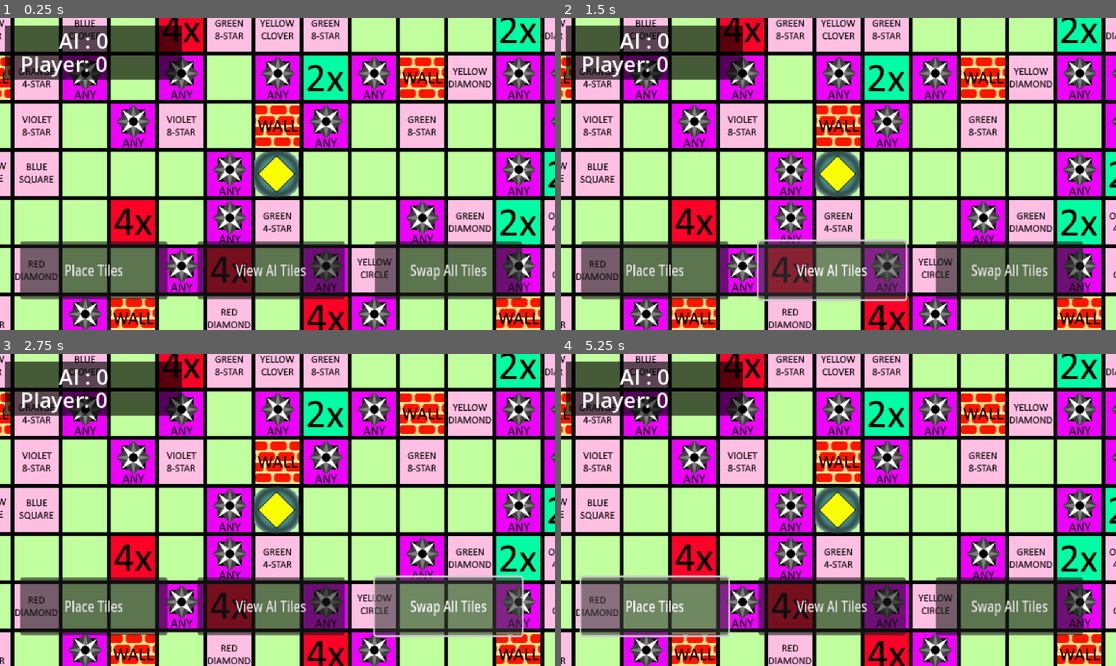
Above: before the commit, frames 1-4 (two rows, left to right).
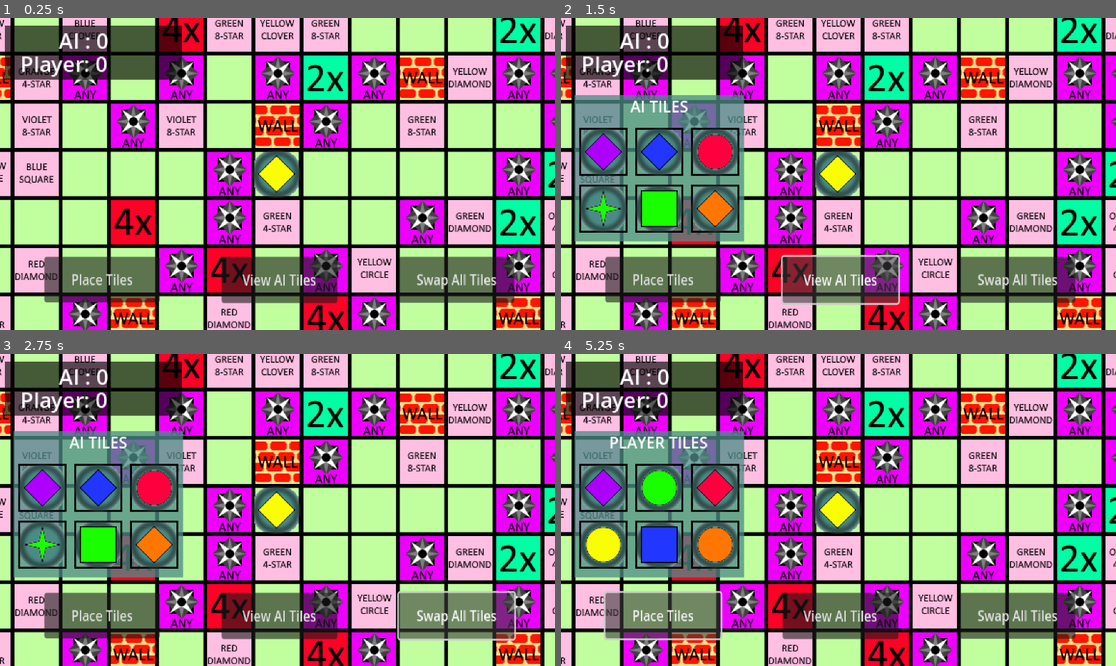
Above: after the commit, the same moments.

Repository: KarthikPreVin/AI-Project
Game: Godot game, scene res://scenes/game.tscn
Same seed, same stepped clock (60 frames per second), same inputs: the game is played once before the commit and once after it.
Inputs:
- Up to frame 1 (0.25 s): no input
- Up to frame 2 (1.5 s): click "Place Tiles" at 0.5 s; click "View AI Tiles" at 1.25 s
- Up to frame 3 (2.75 s): click "Swap All Tiles" at 2 s
- Up to frame 4 (5.25 s): click "Place Tiles" at 2.75 s; click "View AI Tiles" at 3.5 s; click "Swap All Tiles" at 4.25 s; click "Place Tiles" at 5 s

The runs differ from the first frame. In frame 1, 6.9% of the frame differs, in the area x 3-95%, y 71-92%; in frame 2, 22%, in the area x 2-95%, y 24-93%; in frame 3, 22%; in frame 4, 22%.

Commit message:
functionalities for View AI tiles

Diff:
--- a/scenes/game.tscn
+++ b/scenes/game.tscn
@@ -57,42 +57,42 @@
 text = "Player	: 0"
 
 [node name="PlaceTilesButton" type="Button" parent="Camera2D/UI"]
-custom_minimum_size = Vector2(200, 60)
+custom_minimum_size = Vector2(150, 50)
 layout_mode = 0
-offset_left = -267.0
-offset_top = 70.0
-offset_right = -67.0
-offset_bottom = 130.0
-scale = Vector2(0.763854, 1)
+offset_left = -242.0
+offset_top = 86.0
+offset_right = -92.0
+offset_bottom = 136.0
+scale = Vector2(0.799125, 0.945894)
 text = "Place Tiles"
 
 [node name="ViewAIButton" type="Button" parent="Camera2D/UI"]
-custom_minimum_size = Vector2(200, 60)
+custom_minimum_size = Vector2(150, 50)
 layout_mode = 0
-offset_left = -83.0
-offset_top = 70.0
-offset_right = 117.0
-offset_bottom = 130.0
-scale = Vector2(0.763854, 1)
+offset_left = -58.0
+offset_top = 86.0
+offset_right = 92.0
+offset_bottom = 136.0
+scale = Vector2(0.800578, 0.960847)
 text = "View AI Tiles"
 
 [node name="SwapTilesButton" type="Button" parent="Camera2D/UI"]
-custom_minimum_size = Vector2(200, 60)
+custom_minimum_size = Vector2(150, 50)
 layout_mode = 0
-offset_left = 101.0
-offset_top = 70.0
-offset_right = 301.0
-offset_bottom = 130.0
-scale = Vector2(0.763854, 1)
+offset_left = 126.0
+offset_top = 86.0
+offset_right = 276.0
+offset_bottom = 136.0
+scale = Vector2(0.798782, 0.955695)
 text = "Swap All Tiles"
 
 [node name="PlayerTiles" type="ColorRect" parent="Camera2D/UI"]
 layout_mode = 0
-offset_left = 309.0
-offset_top = 14.0
-offset_right = 485.0
-offset_bottom = 166.0
-color = Color(0, 0, 0, 0.588235)
+offset_left = 398.0
+offset_top = -98.0
+offset_right = 574.0
+offset_bottom = 54.0
+color = Color(0.298039, 0.545098, 0.521569, 0.760784)
 
 [node name="Label" type="Label" parent="Camera2D/UI/PlayerTiles"]
 layout_mode = 0
@@ -102,18 +102,21 @@
 text = "PLAYER TILES"
 horizontal_alignment = 1
 
-[node name="PlayerTiles2" type="ColorRect" parent="Camera2D/UI"]
+[node name="AITiles" type="ColorRect" parent="Camera2D/UI"]
 layout_mode = 0
-offset_left = 309.0
-offset_top = -154.0
-offset_right = 485.0
-offset_bottom = -2.0
-color = Color(0, 0, 0, 0.588235)
+offset_left = 400.0
+offset_top = -100.0
+offset_right = 576.0
+offset_bottom = 52.0
+color = Color(0.298039, 0.545098, 0.521569, 0.760784)
 
-[node name="Label" type="Label" parent="Camera2D/UI/PlayerTiles2"]
+[node name="Label" type="Label" parent="Camera2D/UI/AITiles"]
 layout_mode = 0
 offset_right = 176.0
 offset_bottom = 23.0
 theme_override_colors/font_color = Color(1, 1, 1, 1)
 text = "AI TILES"
 horizontal_alignment = 1
+
+[connection signal="pressed" from="Camera2D/UI/PlaceTilesButton" to="." method="_on_place_tiles_button_pressed"]
+[connection signal="pressed" from="Camera2D/UI/ViewAIButton" to="." method="_on_view_ai_button_pressed"]
--- a/scripts/algorithms.gd
+++ b/scripts/algorithms.gd
@@ -43,5 +43,6 @@
 	var cell = BOARD[pos_y][pos_x]
 
 
+
 static func AI_move_search(MOVES,BOARD,tiles_in_hand):
 	pass
--- a/scripts/game.gd
+++ b/scripts/game.gd
@@ -76,46 +76,52 @@
 }
 
 var tile_dict = {
-	"T_BLUE_SQUARE": 0,
-	"T_BLUE_DIAMOND": 1,
-	"T_BLUE_4_STAR": 2,
-	"T_BLUE_CIRCLE": 3,
-	"T_BLUE_8_STAR": 4,
-	"T_BLUE_CLOVER": 5,
-	"T_RED_SQUARE": 6,
-	"T_RED_DIAMOND": 7,
-	"T_RED_4_STAR": 8,
-	"T_RED_CIRCLE": 9,
-	"T_RED_8_STAR": 10,
-	"T_RED_CLOVER": 11,
-	"T_GREEN_SQUARE": 12,
-	"T_GREEN_DIAMOND": 13,
-	"T_GREEN_4_STAR": 14,
-	"T_GREEN_CIRCLE": 15,
-	"T_GREEN_8_STAR": 16,
-	"T_GREEN_CLOVER": 17,
-	"T_YELLOW_SQUARE": 18,
-	"T_YELLOW_DIAMOND": 19,
-	"T_YELLOW_4_STAR": 20,
-	"T_YELLOW_CIRCLE": 21,
-	"T_YELLOW_8_STAR": 22,
-	"T_YELLOW_CLOVER": 23,
-	"T_VIOLET_SQUARE": 24,
-	"T_VIOLET_DIAMOND": 25,
-	"T_VIOLET_4_STAR": 26,
-	"T_VIOLET_CIRCLE": 27,
-	"T_VIOLET_8_STAR": 28,
-	"T_VIOLET_CLOVER": 29,
-	"T_ORANGE_SQUARE": 30,
-	"T_ORANGE_DIAMOND": 31,
-	"T_ORANGE_4_STAR": 32,
-	"T_ORANGE_CIRCLE": 33,
-	"T_ORANGE_8_STAR": 34,
-	"T_ORANGE_CLOVER": 35,
+	"TBLUE_SQUARE": 0,
+	"TBLUE_DIAMOND": 1,
+	"TBLUE_4_STAR": 2,
+	"TBLUE_CIRCLE": 3,
+	"TBLUE_8_STAR": 4,
+	"TBLUE_CLOVER": 5,
+	"TRED_SQUARE": 6,
+	"TRED_DIAMOND": 7,
+	"TRED_4_STAR": 8,
+	"TRED_CIRCLE": 9,
+	"TRED_8_STAR": 10,
+	"TRED_CLOVER": 11,
+	"TGREEN_SQUARE": 12,
+	"TGREEN_DIAMOND": 13,
+	"TGREEN_4_STAR": 14,
+	"TGREEN_CIRCLE": 15,
+	"TGREEN_8_STAR": 16,
+	"TGREEN_CLOVER": 17,
+	"TYELLOW_SQUARE": 18,
+	"TYELLOW_DIAMOND": 19,
+	"TYELLOW_4_STAR": 20,
+	"TYELLOW_CIRCLE": 21,
+	"TYELLOW_8_STAR": 22,
+	"TYELLOW_CLOVER": 23,
+	"TVIOLET_SQUARE": 24,
+	"TVIOLET_DIAMOND": 25,
+	"TVIOLET_4_STAR": 26,
+	"TVIOLET_CIRCLE": 27,
+	"TVIOLET_8_STAR": 28,
+	"TVIOLET_CLOVER": 29,
+	"TORANGE_SQUARE": 30,
+	"TORANGE_DIAMOND": 31,
+	"TORANGE_4_STAR": 32,
+	"TORANGE_CIRCLE": 33,
+	"TORANGE_8_STAR": 34,
+	"TORANGE_CLOVER": 35,
 }
 
 var player_tiles = []
+var player_tiles_nodes = []
+@onready var player_tiles_box = $Camera2D/UI/PlayerTiles
 var ai_tiles = []
+var ai_tiles_nodes = []
+@onready var ai_tiles_box = $Camera2D/UI/AITiles
+var ai_toggle = false
+var player_toggle = false
 
 func _ready():
 	randomize()
@@ -124,9 +130,6 @@
 	generate_board()
 	display_board()
 	start_game()
-
-
-
 
 func generate_board():
 	for i in range(50):
@@ -173,14 +176,31 @@
 func start_game():
 	var rand_val = randi_range(0,35)
 	place_tile(rand_val,25,25)
+	var temp
+
+	var loc = [Vector2(25+5,25+34),Vector2(25+63,25+34),Vector2(25+121,25+34),Vector2(25+5,25+93),Vector2(25+63,25+93),Vector2(25+121,25+93)]
 	for i in range(6):
 		rand_val = randi_range(0,35)
 		player_tiles.append(rand_val)
+		temp = Sprite2D.new()
+		temp.texture = tile_map
+		temp.hframes = COLUMNS_TILES
+		temp.vframes = ROWS_TILES
+		temp.frame = rand_val
+		player_tiles_nodes.append(temp)
+		player_tiles_box.add_child(temp)
+		temp.position=loc[i]
+
 		rand_val = randi_range(0,35)
 		ai_tiles.append(rand_val)
-
-
-
+		temp = Sprite2D.new()
+		temp.texture = tile_map
+		temp.hframes = COLUMNS_TILES
+		temp.vframes = ROWS_TILES
+		temp.frame = rand_val
+		ai_tiles_nodes.append(temp)
+		ai_tiles_box.add_child(temp)
+		temp.position=loc[i]
 
 func place_tile(tile_index,pos_x,pos_y):
 	var tile_str = tile_dict.find_key(tile_index)
@@ -217,3 +237,24 @@
 		print("ERROR 1")
 	elif (len(BOARD)!=50):
 		print("ERROR 2")
+
+
+func _on_view_ai_button_pressed() -> void:
+	if player_toggle:
+		player_toggle = not player_toggle
+		player_tiles_box.position = Vector2(400,-100)
+	ai_toggle = not ai_toggle
+	if ai_toggle:
+		ai_tiles_box.position = Vector2(-274,-82)
+	else:
+		ai_tiles_box.position = Vector2(400,-100)
+
+func _on_place_tiles_button_pressed() -> void:
+	if ai_toggle:
+		ai_toggle = not ai_toggle
+		ai_tiles_box.position = Vector2(400,-100)
+	player_toggle = not player_toggle
+	if player_toggle:
+		player_tiles_box.position = Vector2(-274,-82)
+	else:
+		player_tiles_box.position = Vector2(400,-100)
